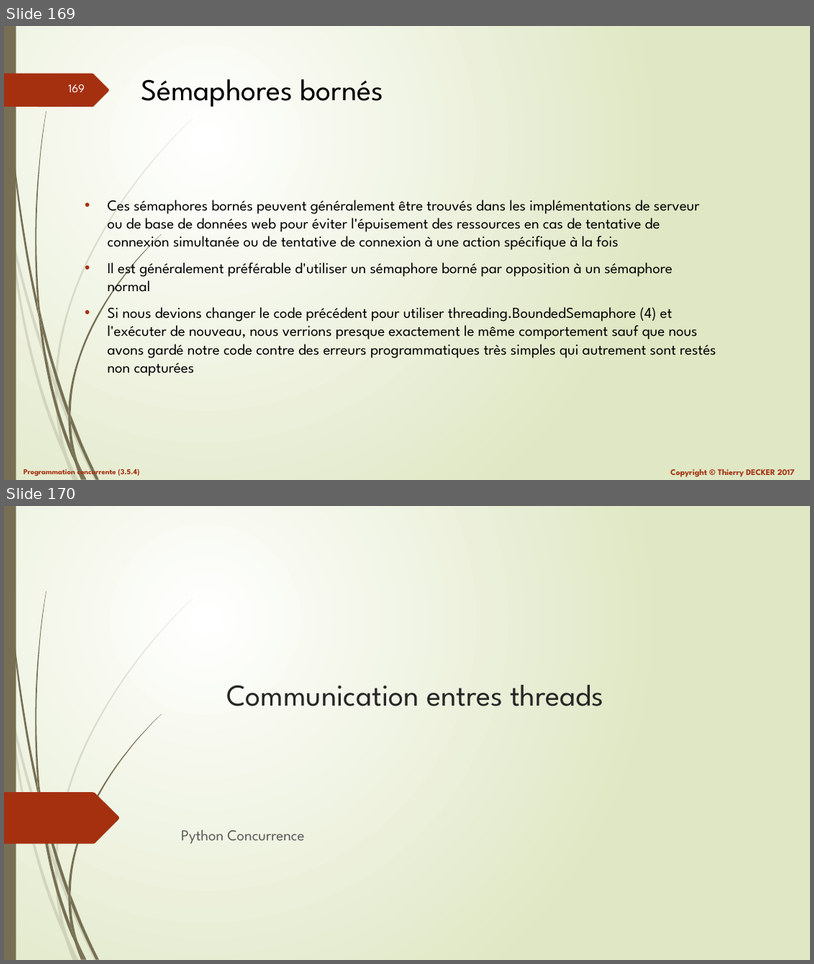
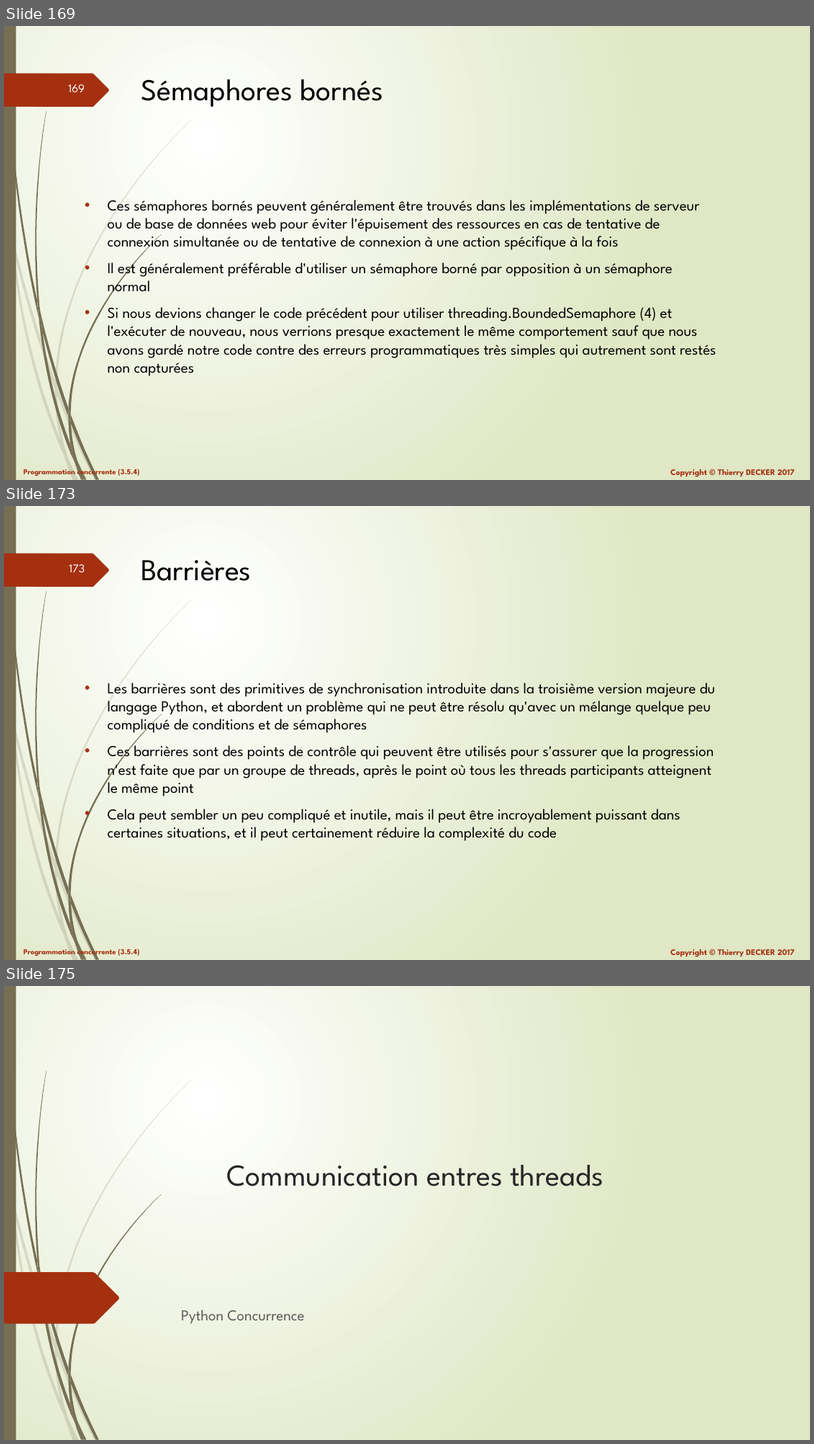
Before and after one commit to VikmanTheRacoon/learning-python, a slide deck: documentations/python-concurrency.pptx. Shown one above the other, each under a label of ours: slides 169 and 170 before the commit, slides 169, 173 and 175 after it; the slides between them are not shown. The pictures are 814x964 and 814x1444 pixels, drawn with LibreOffice and Linux fonts; fonts in the diff are those of the drawing. Boxes give left, top, right and bottom in pixels: in the first picture for what was removed or moved away, otherwise in the second. Text is boxed around its words. In the diff, an @@ line names an element or a change of style, - is before the commit and + after.

```diff
--- a/documentations/python-concurrency.pptx
+++ b/documentations/python-concurrency.pptx
@@ slide 173 added at <box>4,506,810,960</box>, background gradient #FFFFFF to #DFE8C4; not listed: 27 template elements that a slide beside it also shows @@
@@ title added at <box>141,560,251,581</box>, 36 pt, text #000000 @@
+Barrières
@@ text added at <box>108,682,716,841</box>, 18 pt, text #000000 @@
+• Les barrières sont des primitives de synchronisation introduite dans la troisième version majeure du langage Python, et abordent un problème qui ne peut être résolu qu'avec un mélange quelque peu compliqué de conditions et de sémaphores
+• Ces barrières sont des points de contrôle qui peuvent être utilisés pour s'assurer que la progression n'est faite que par un groupe de threads, après le point où tous les threads participants atteignent le même point
+• Cela peut sembler un peu compliqué et inutile, mais il peut être incroyablement puissant dans certaines situations, et il peut certainement réduire la complexité du code
@@ what was slide 170 is now slide 175 @@
```
Also in this commit, not shown: 4 other slides added, 1 other file.
